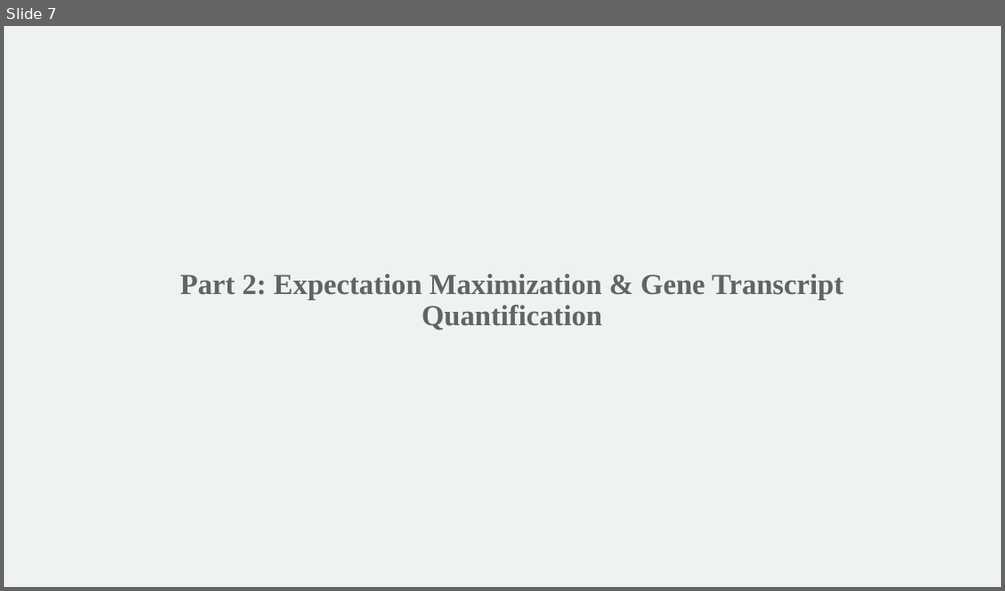
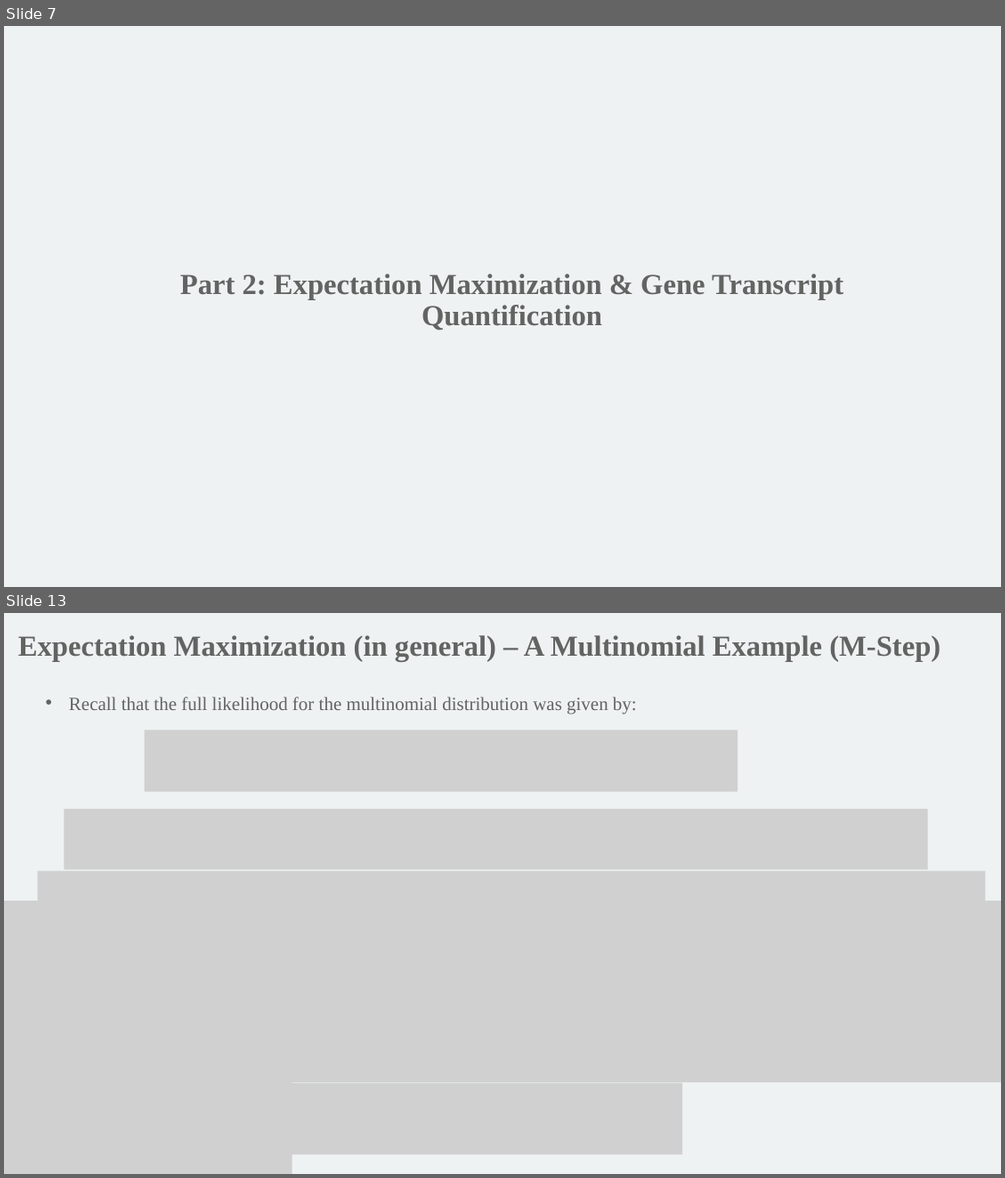
Before and after one commit to mathornton01/2022_UTSW_Lyda_Hill_Department_Advanced_NGS_Analysis_Nanocourse, a slide deck: Advanced NGS Analysis (Day 2).pptx. Shown one above the other, each under a label of ours: slide 7 before the commit, slides 7 and 13 after it; the slides between them are not shown. The pictures are 1005x591 and 1005x1178 pixels, drawn with LibreOffice and Linux fonts; fonts in the diff are those of the drawing; grey boxes stand for pictures; background and template pictures are left out. Boxes give left, top, right and bottom in pixels: in the first picture for what was removed or moved away, otherwise in the second. Text is boxed around its words. In the diff, an @@ line names an element or a change of style, - is before the commit and + after.

Commit message:
finished general discussion of EM and first multinomial EM example

```diff
--- a/Advanced NGS Analysis (Day 2).pptx
+++ b/Advanced NGS Analysis (Day 2).pptx
@@ slide 13 added at bbox=[4, 613, 1001, 1174], background #EEF2F3 @@
@@ text added at bbox=[18, 635, 940, 662], 28 pt, text #626462, bold @@
+Expectation Maximization (in general) – A Multinomial Example (M-Step)
@@ text added at bbox=[69, 697, 637, 714], 18 pt, text #626462 @@
+• Recall that the full likelihood for the multinomial distribution was given by:
@@ picture added at bbox=[145, 730, 738, 791] @@
@@ picture added at bbox=[64, 809, 928, 869] @@
@@ picture added at bbox=[38, 871, 986, 900] @@
@@ picture added at bbox=[4, 900, 1001, 1030] @@
@@ picture added at bbox=[4, 1029, 291, 1174] @@
@@ picture added at bbox=[226, 1027, 1001, 1082] @@
@@ picture added at bbox=[245, 1083, 682, 1154] @@
```
Also in this commit, not shown: 3 slides changed, 3 other slides added, 1 other file.
